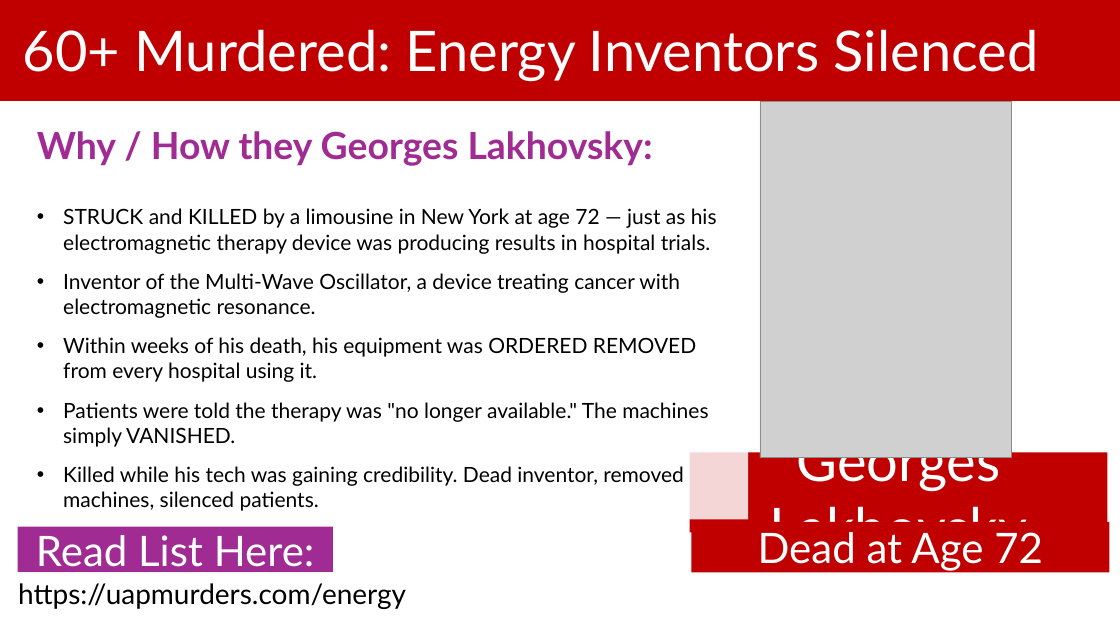
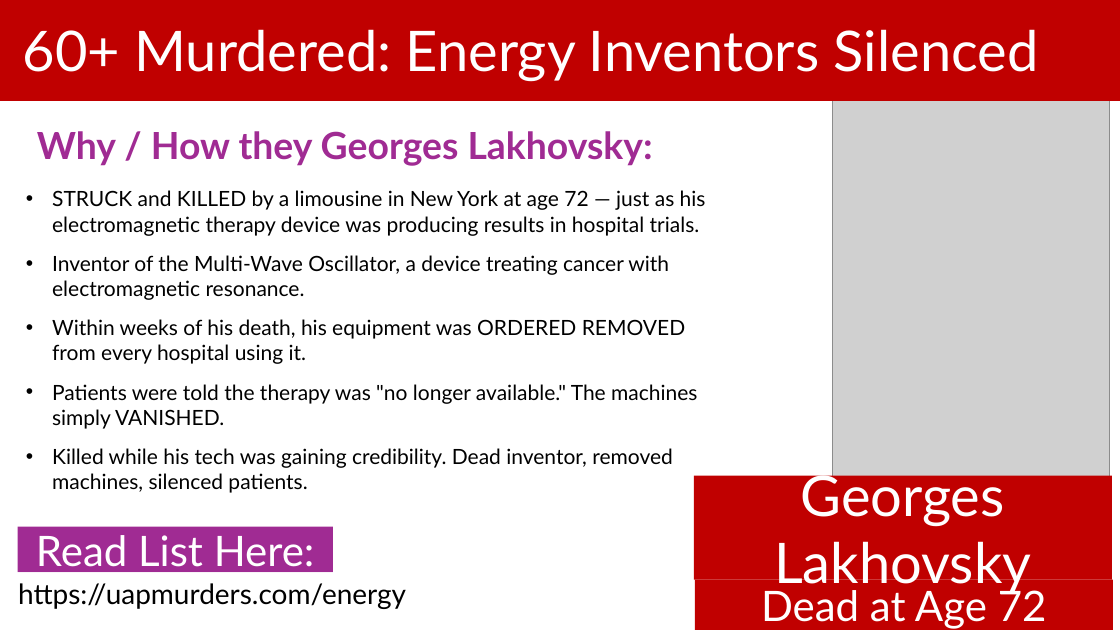
Before and after one commit to BryanStarbuck/UAP_Murder_Docus, a slide deck: slide 18 of Energy/Energy_Murders.pptx (slide 16 before the commit). Drawn at 1120x630 pixels with LibreOffice and Linux fonts; fonts in the diff are those of the drawing; grey boxes stand for pictures. Boxes give left, top, right and bottom in pixels: in the first picture for what was removed or moved away, otherwise in the second. Text is boxed around its words. In the diff, an @@ line names an element or a change of style, - is before the commit and + after.

Commit message:
Update presentation files for Energy, Physics, and UAPs investigations

```diff
--- a/Energy/Energy_Murders.pptx
+++ b/Energy/Energy_Murders.pptx
@@ picture: place and size @@
-picture at (760, 101, 1012, 458)
+picture at (833, 96, 1110, 489)
@@ text "STRUCK and KILLED by a ...": place and size @@
-text "STRUCK and KILLED by a ..." at (63, 208, 717, 511)
+text "STRUCK and KILLED by a ..." at (52, 190, 706, 493)
@@ rectangle "Georges Lakhovsky": place and size @@
-rectangle "Georges Lakhovsky" at (690, 453, 1108, 533)
+rectangle "Georges Lakhovsky" at (694, 476, 1112, 580)
@@ text "https://uapmurders.com/energy" rewrapped from (10, 572, 1084, 614) to (18, 583, 406, 609) @@
@@ rectangle "Dead at Age 72": place and size @@
-rectangle "Dead at Age 72" at (691, 522, 1110, 572)
+rectangle "Dead at Age 72" at (695, 580, 1113, 630)
```
Also in this commit, not shown: 40 other slides changed, 2 slides removed, 2 other files.
